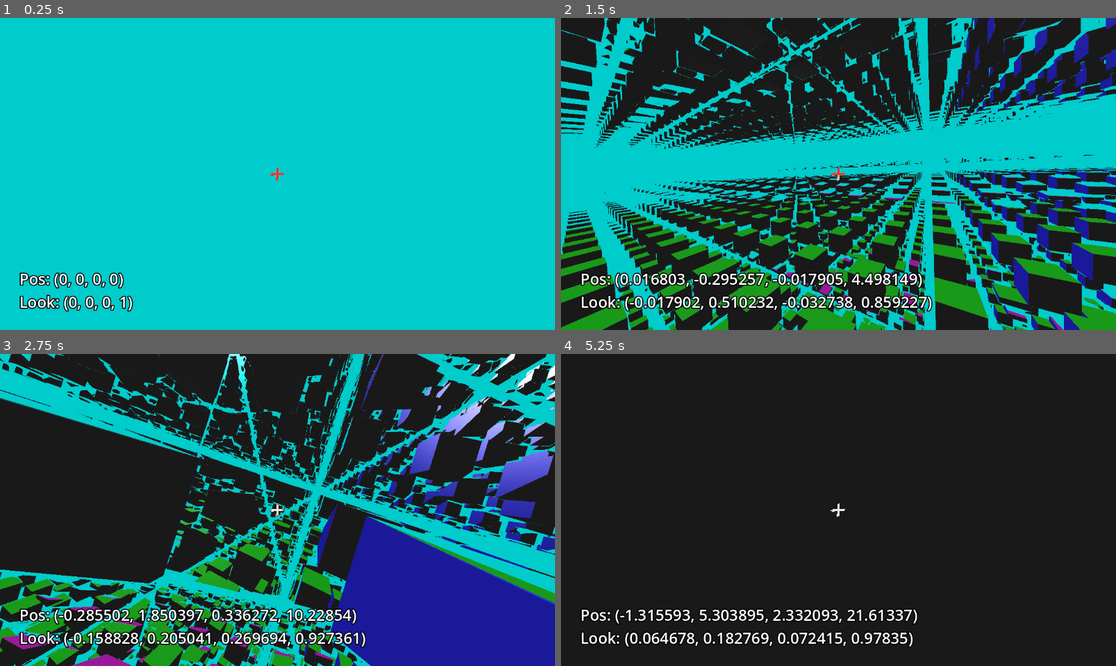
Above: before the commit, frames 1-4 (two rows, left to right).
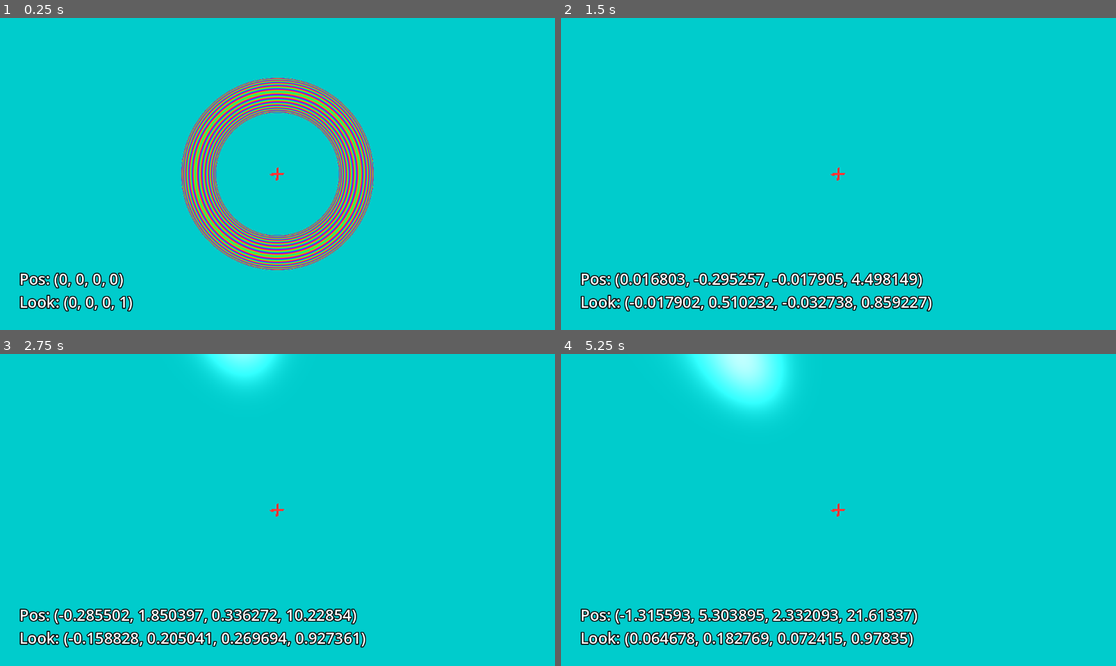
Above: after the commit, the same moments.

Repository: 1p6/Double-Cover
Game: Godot game, scene res://main.tscn
The game is run twice, just before and just after one commit, with the same random seed, the same clock (stepped at 60 frames per second) and the same inputs.
Inputs (mouse positions are in pixels of both pictures, inside the frame that each line leads up to):
- Up to frame 1 (0.25 s): no input
- Up to frame 2 (1.5 s): tap Enter at 0.5 s; move the mouse to (866, 174) at 0.52 s; hold Alt (keep_slice) 0.53-1.28 s; hold W (move_forward) from 0.53 s (still down); move the mouse to (810, 174) at 1.27 s; tap Q (roll_ccw) at 1.35 s
- Up to frame 3 (2.75 s): keep holding W (move_forward); move the mouse to (288, 503) at 2.02 s; hold E (roll_cw) from 2.03 s (still down)
- Up to frame 4 (5.25 s): keep holding W (move_forward); move the mouse to (832, 516) at 2.77 s; release E (roll_cw) at 2.78 s; tap Alt (keep_slice) at 2.85 s; move the mouse to (877, 513) at 3.52 s; hold Q (roll_ccw) 3.53-4.28 s; move the mouse to (794, 506) at 4.27 s; tap E (roll_cw) at 4.35 s; move the mouse to (844, 510) at 5.02 s; hold Alt (keep_slice) from 5.03 s (still down)

The runs differ from the first frame. In frame 1, 10% of the frame differs, in the area x 32-68%, y 19-81%; in frame 2, 64%; in frame 3, 79%; in frame 4, 97%, in the area x 0-100%, y 0-100%.

Commit message:
spin visualization
based off of the spin shader seen here
https://github.com/kyle-rosa/ray_marching

Diff:
--- a/main.gdshader
+++ b/main.gdshader
@@ -102,7 +102,7 @@
 }
 
 vec4 sdf(vec4 pos) {
-	vec4 res = cube(fract(pos)-0.5, vec4(0.2));
+	//vec4 res = cube(fract(pos)-0.5, vec4(0.2));
 
 	//vec4 res = sphere(pos-vec4(0.0), 1.0, vec3(1,0,0));
 	//res = union(res, sphere(pos-vec4(3,0,0,0), 1.0, vec3(0,1,0)));
@@ -112,7 +112,7 @@
 
 	//vec4 res = sphere(fract(pos)-0.5, 0.2, vec3(1,0,1));
 
-	//vec4 res = cliffordTorus(pos, vec2(1.0, 2.0), 0.2, vec3(1,0,1));
+	vec4 res = cliffordTorus(pos, vec2(1.0, 2.0), 0.2, vec3(1,0,1));
 
 	return res;
 }
@@ -127,12 +127,17 @@
 	return normalize((vec4(x,y,z,w)-orig)/normalEps);
 }
 
+vec3 hueToRGB(float hue) {
+	return cos(TAU*(vec3(hue)+vec3(0,1.0/3.0,2.0/3.0)))/2.0+0.5;
+}
+
 const vec4 sunDir = normalize(vec4(1));
 
 void fragment() {
 	// Called for every pixel the material is visible on.
 	vec4 localPixDir = quatBetween(vec3(0,0,-1), normalize(vec3(scaledUV, -1)));
-	vec4 pixDir = quatMult(quatMult(camLook, localPixDir), quatMult(localPixDir, camLookRhs));
+	vec4 pixDirPart = quatMult(camLook, localPixDir);
+	vec4 pixDir = quatMult(pixDirPart, quatMult(localPixDir, camLookRhs));
 	vec4 currPos = camPos;
 	float dist = 0.0;
 	vec4 hit = vec4(noHitColor, -100.0);
@@ -151,10 +156,17 @@
 	}
 	if(hit.w != -100.0) {
 		vec4 normal = getNormal(currPos);
-		float diffuse = max(0.0, dot(normal, sunDir));
-		vec4 reflectDir = pixDir - 2.0*dot(normal, pixDir)*normal;
-		float specular = pow(max(dot(reflectDir, sunDir), 0.0), 20.0);
-		hit.xyz = clamp(hit.xyz*diffuse + vec3(specular) + vec3(0.1), 0.0, 1.0);
+		// Spin visualization
+		vec4 spinVis = quatMult(quatConj(pixDirPart), normal);
+		vec2 spinVis2 = vec2(length(spinVis.xyz), spinVis.w);
+		spinVis2 = vec2(spinVis2.x*spinVis2.x-spinVis2.y*spinVis2.y,2.0*spinVis2.x*spinVis2.y);
+		hit.xyz = hueToRGB(atan(spinVis2.y, spinVis2.x)/TAU*15.0);
+
+		// Phong shading
+		//float diffuse = max(0.0, dot(normal, sunDir));
+		//vec4 reflectDir = pixDir - 2.0*dot(normal, pixDir)*normal;
+		//float specular = pow(max(dot(reflectDir, sunDir), 0.0), 20.0);
+		//hit.xyz = clamp(hit.xyz*diffuse + vec3(specular) + vec3(0.1), 0.0, 1.0);
 	} else {
 		hit.xyz = clamp(pow(max(0.0, dot(pixDir, sunDir)), 100.0)*vec3(1.0) + vec3(0.0,0.8,0.8), 0.0, 1.0);
 	}
